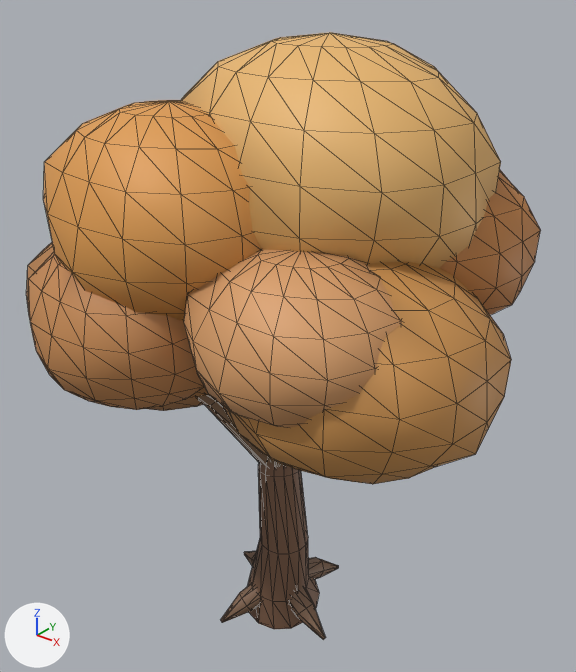
Renders of the glTF model assets/models/landscape/golden_tree.glb from each side of a commit.
Rendered twice from a camera (50 mm lens) standing at (3.19, -3.91, 4.8) and looking at (-0.03, 0.11, 2.3). The axes (+X, +Y, +Z) are drawn at lower left. The lights are the same throughout. The picture after the commit comes second. Mesh edges are drawn as thin lines. Vertices at exactly the same position are counted once.

Objects in the first picture: 'Golden_tree'.
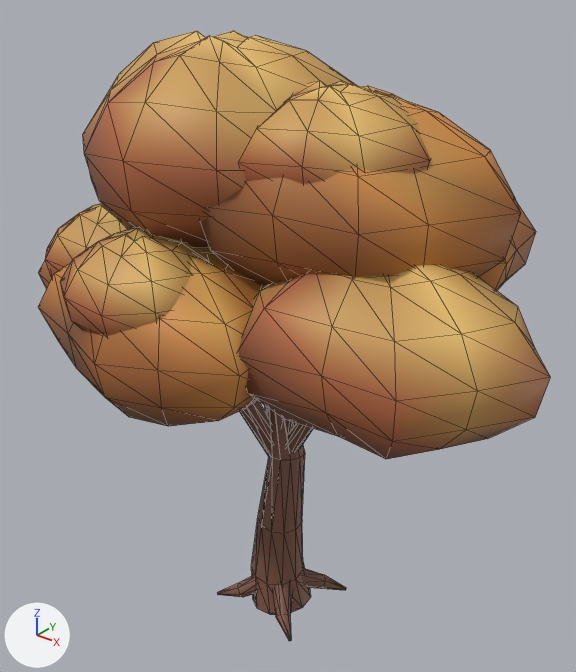
Location of each change, [x1, y1, x2, y2] in pixels of the pictures (576 x 672 px):
'Golden_tree', reshaped
    before: [26, 32, 540, 640]
    after: [38, 31, 551, 641]
part 1 of me_golden_tree, rebuilt
    before: [43, 100, 261, 321]
    after: [83, 31, 357, 248]
part 2 of me_golden_tree, rebuilt (mostly hidden)
    before: [26, 242, 209, 411]
    after: [39, 260, 52, 289]
part 3 of me_golden_tree, rebuilt
    before: [440, 170, 540, 315]
    after: [479, 204, 536, 290]
part 4 of me_golden_tree, rebuilt (9% wider, 13% shorter)
    before: [223, 262, 511, 484]
    after: [238, 265, 551, 459]
part 5 of me_golden_tree, rebuilt (27% wider, 12% taller)
    before: [28, 251, 204, 410]
    after: [38, 248, 261, 426]
part 6 of me_golden_tree, rebuilt (15% shorter)
    before: [181, 32, 501, 268]
    after: [201, 85, 521, 286]
part 7 of me_golden_tree, rebuilt
    before: [247, 463, 319, 629]
    after: [251, 411, 311, 615]
part 8 of me_golden_tree, rebuilt (not visible before)
    after: [239, 408, 269, 457]
part 9 of me_golden_tree, rebuilt
    before: [197, 395, 270, 466]
    after: [247, 400, 273, 456]
part 10 of me_golden_tree, rebuilt (not visible before)
    after: [283, 418, 296, 431]
part 11 of me_golden_tree, rebuilt
    before: [308, 557, 339, 580]
    after: [301, 568, 346, 590]
part 12 of me_golden_tree, rebuilt (not visible afterwards)
    before: [244, 551, 256, 566]
part 13 of me_golden_tree, added (orange)
    after: [45, 203, 127, 277]
part 14 of me_golden_tree, added (orange)
    after: [238, 80, 431, 184]
part 15 of me_golden_tree, added (orange)
    after: [60, 227, 209, 336]
part 16 of me_golden_tree, added (mostly hidden)
    after: [266, 407, 272, 419]
part 17 of me_golden_tree, added (brown)
    after: [273, 582, 293, 641]
part 18 of me_golden_tree, added (brown)
    after: [217, 576, 258, 597]
part 19 of me_golden_tree, cut back
    before: [184, 249, 402, 468]
    after: [287, 423, 313, 452]
part 20 of me_golden_tree, deleted (brown)
    before: [221, 584, 326, 640]

Diff of the bpy script that builds the scene:
```diff
--- a/assets/models/landscape/golden_tree.glb.py
+++ b/assets/models/landscape/golden_tree.glb.py
@@ me_golden_tree @@
-me_golden_tree.from_pydata(...)  # 1418 vertices, 2752 faces; spans x -2.08..1.7, y -1.53..1.43, z -0.12..4.36
+me_golden_tree.from_pydata(...)  # 1212 vertices, 2332 faces; spans x -2.01..2.0, y -1.52..1.51, z -0.07..4.35
+# me_golden_tree part 1: the loose piece of 130 vertices spanning x -1.35..0.47, y -1.38..0.23, z 2.57..3.99 is rebuilt with 91 vertices and now spans x -1.41..0.79, y -1.17..0.64, z 3.02..4.35
+# me_golden_tree part 2: the loose piece of 130 vertices spanning x -2.08..0.0, y -1.22..0.65, z 1.71..3.09 is rebuilt with 91 vertices and now spans x -2.01..-0.18, y -1.07..0.58, z 1.97..3.14
+# me_golden_tree part 3: the loose piece of 130 vertices spanning x -0.23..1.45, y -0.22..1.32, z 2.48..3.72 is rebuilt with 91 vertices and now spans x -0.27..1.45, y 0.0..1.51, z 2.54..3.6
+# me_golden_tree part 4: the loose piece of 130 vertices spanning x -0.24..1.7, y -1.17..0.58, z 1.86..3.28 is rebuilt with 91 vertices and now spans x 0.08..2.0, y -1.12..0.51, z 2.16..3.34
+# me_golden_tree part 5: the loose piece of 130 vertices spanning x -1.29..0.13, y -1.53..-0.23, z 2.08..3.22 is rebuilt with 91 vertices and now spans x -1.11..0.69, y -1.52..0.06, z 2.14..3.26
+# me_golden_tree part 6: the loose piece of 130 vertices spanning x -0.88..1.32, y -0.8..1.01, z 2.74..4.36 is rebuilt with 91 vertices and now spans x -0.43..1.63, y -0.91..0.81, z 2.84..4.09
+# me_golden_tree part 7: the loose piece of 70 vertices spanning x -0.3..0.3, y -0.31..0.3, z -0.12..2.45 is rebuilt with 55 vertices and now spans x -0.26..0.26, y -0.28..0.25, z -0.07..2.48
+# me_golden_tree part 8: the loose piece of 28 vertices spanning x -1.0..0.13, y -0.3..-0.03, z 1.29..2.42 is rebuilt with 24 vertices and now spans x -1.03..0.12, y -0.24..-0.01, z 1.36..2.53
+# me_golden_tree part 9: the loose piece of 28 vertices spanning x -0.57..0.15, y -0.9..-0.04, z 1.3..2.66 is rebuilt with 24 vertices and now spans x -0.21..0.14, y -0.81..-0.03, z 1.38..2.68
+# me_golden_tree part 10: the loose piece of 28 vertices spanning x -0.02..0.31, y -0.2..0.16, z 1.35..3.55 is rebuilt with 24 vertices and now spans x 0.02..0.55, y -0.17..0.05, z 1.4..3.43
+# me_golden_tree part 11: the loose piece of 21 vertices spanning x -0.02..0.2, y -0.14..0.55, z -0.03..0.38 is rebuilt with 18 vertices and now spans x -0.04..0.4, y -0.1..0.36, z -0.01..0.32
+# me_golden_tree part 12: the loose piece of 21 vertices spanning x -0.57..0.15, y -0.19..0.19, z -0.03..0.39 is rebuilt with 18 vertices and now spans x -0.39..0.1, y -0.1..0.38, z -0.01..0.32
+# me_golden_tree part 13: a new loose piece of 70 vertices spanning x -1.61..-0.57, y -0.95..0.07, z 2.47..3.21, in mat_ceramic
+# me_golden_tree part 14: a new loose piece of 70 vertices spanning x 0.08..1.19, y -0.82..0.3, z 3.35..4.15, in mat_ceramic
+# me_golden_tree part 15: a new loose piece of 70 vertices spanning x -0.69..0.3, y -1.47..-0.53, z 2.63..3.34, in mat_ceramic
+# me_golden_tree part 16: a new loose piece of 24 vertices spanning x -0.28..0.14, y -0.21..0.0, z 1.4..3.65, in mat_ceramic
+# me_golden_tree part 17: a new loose piece of 18 vertices spanning x -0.03..0.39, y -0.38..0.03, z -0.01..0.32, in mat_ceramic
+# me_golden_tree part 18: a new loose piece of 18 vertices spanning x -0.4..0.09, y -0.36..0.04, z -0.01..0.31, in mat_ceramic
+# me_golden_tree part 19: 1 vertex moved within x 0.14, y -0.06, z 1.38; 213 vertices removed from x -0.42..1.36, y -1.33..0.05, z 1.32..3.33; 23 vertices added at x 0.02..0.98, y -0.3..-0.03, z 1.38..2.73
+# me_golden_tree part 20: 42 vertices removed from x -0.19..0.57, y -0.55..0.01, z -0.03..0.37
+# other edits to the shape of me_golden_tree do not show in these pictures
 me_golden_tree.materials.append(mat_ceramic)
```
